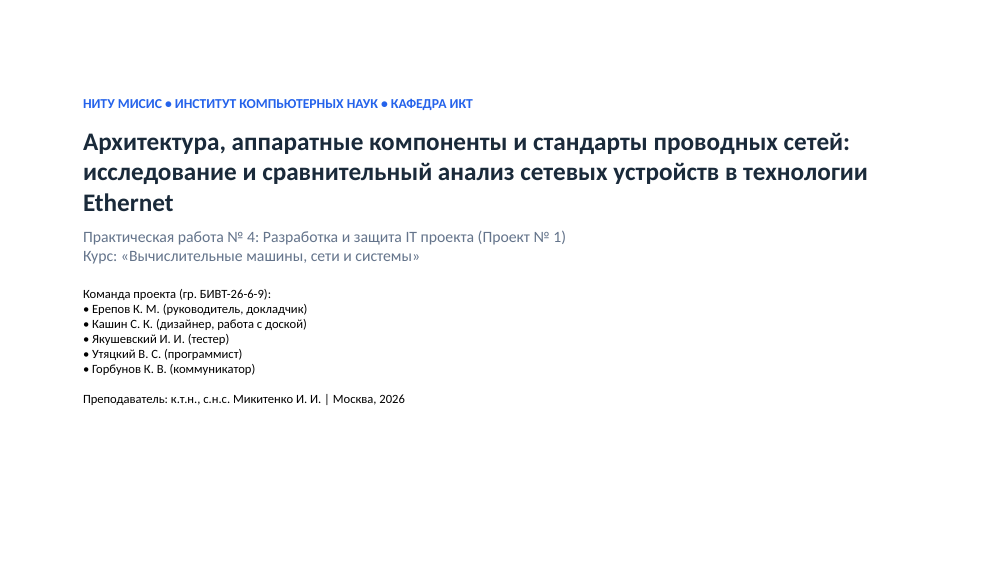
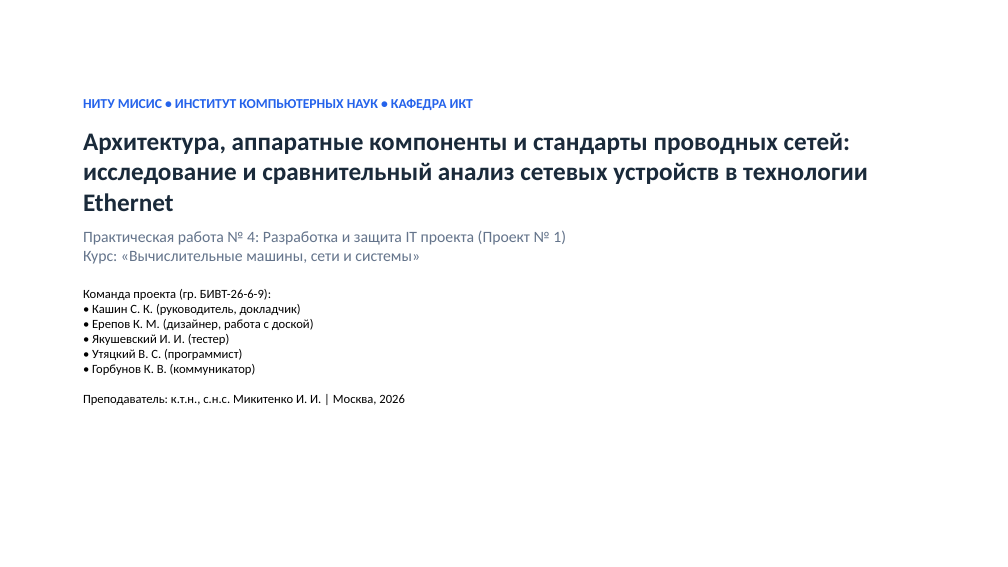
Before and after one commit to kukes-misis/network-ethernet-project1, a slide deck: slide 1 of docs/Презентация_ПР4_Проект1_Микитенко_Ерепов.pptx. Drawn at 1008x567 pixels with LibreOffice and Linux fonts; fonts in the diff are those of the drawing. Boxes give left, top, right and bottom in pixels: in the first picture for what was removed or moved away, otherwise in the second. Text is boxed around its words. In the diff, an @@ line names an element or a change of style, - is before the commit and + after.

```diff
--- a/docs/Презентация_ПР4_Проект1_Микитенко_Ерепов.pptx
+++ b/docs/Презентация_ПР4_Проект1_Микитенко_Ерепов.pptx
@@ text at (83, 289, 405, 405): text changed @@
-Команда проекта (гр. БИВТ-26-6-9):
-• Ерепов К. М. (руководитель, докладчик)
-• Кашин С. К. (дизайнер, работа с доской)
-• Якушевский И. И. (тестер)
-• Утяцкий В. С. (программист)
-• Горбунов К. В. (коммуникатор)
-Преподаватель: к.т.н., с.н.с. Микитенко И. И. | Москва, 2026
+Команда проекта (гр. БИВТ-26-6-9):
+• Кашин С. К. (руководитель, докладчик)
+• Ерепов К. М. (дизайнер, работа с доской)
+• Якушевский И. И. (тестер)
+• Утяцкий В. С. (программист)
+• Горбунов К. В. (коммуникатор)
+Преподаватель: к.т.н., с.н.с. Микитенко И. И. | Москва, 2026
```
Also in this commit, not shown: 25 other files.
